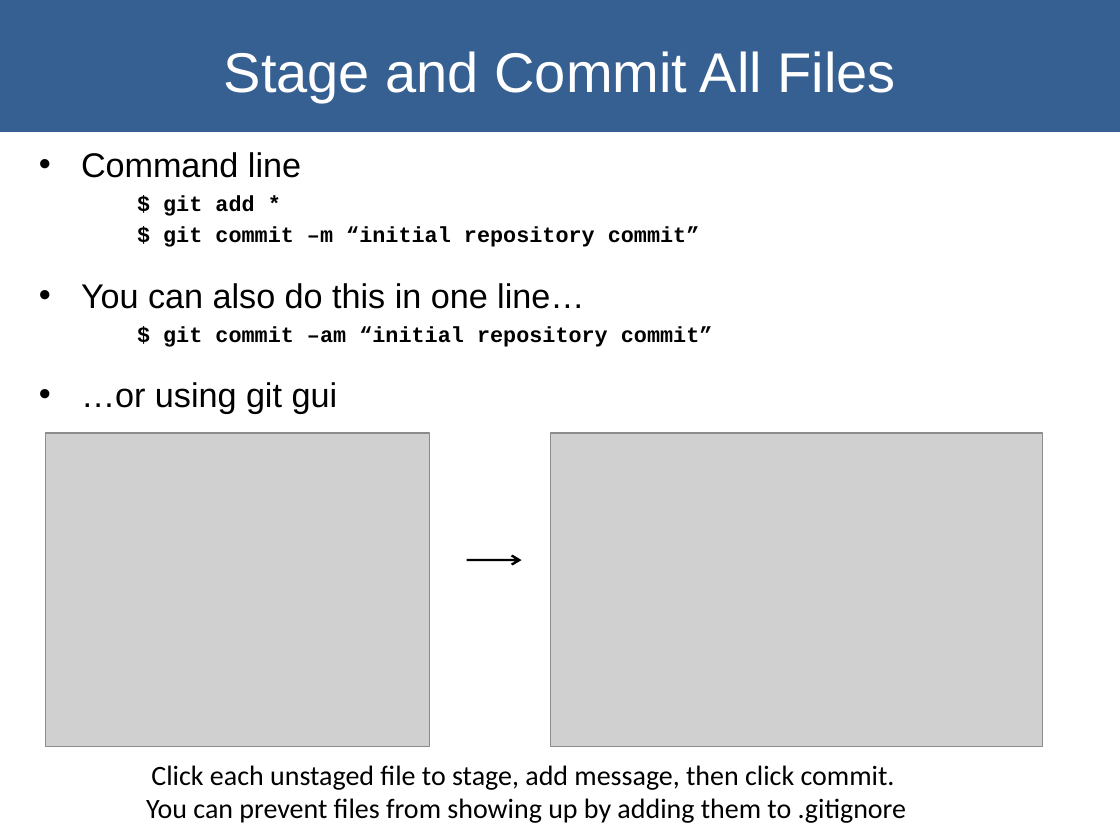
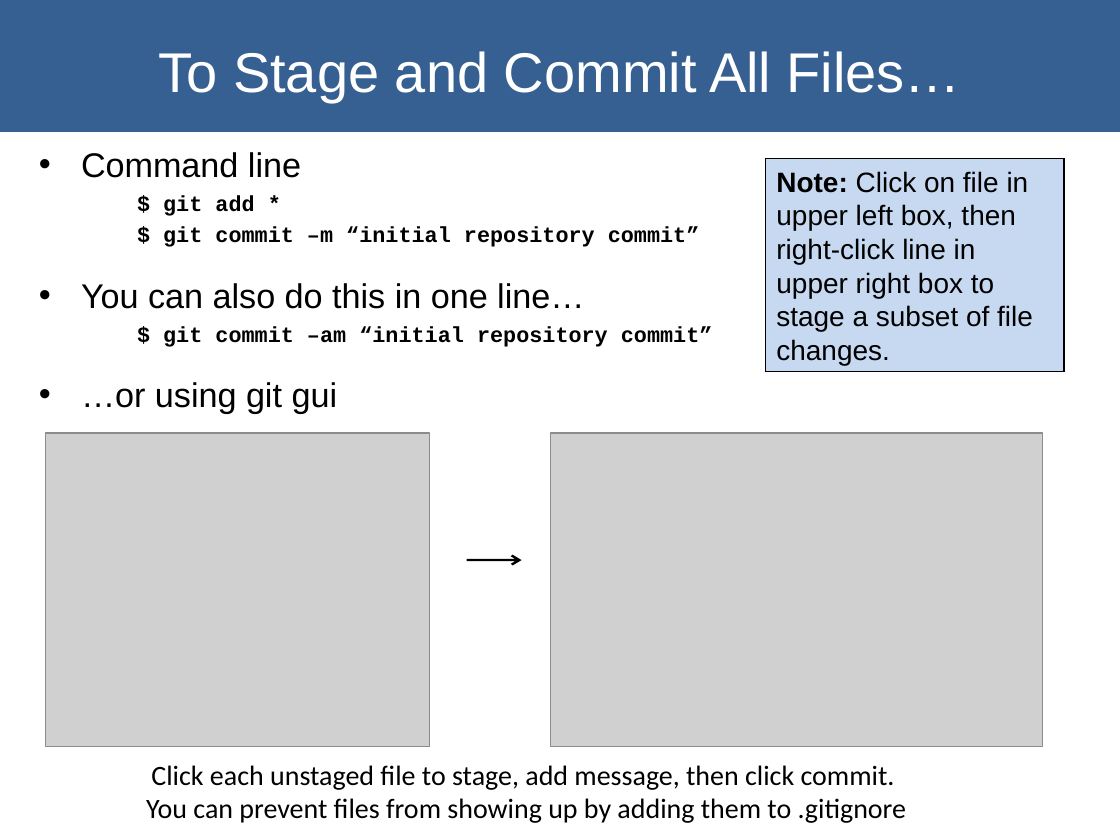
Before and after one commit to lizziel/git_presentation, a slide deck: slide 13 of git_presentation_GSF_26Apr2018.ppt (slide 12 before the commit). Drawn at 1120x840 pixels with LibreOffice and Linux fonts; fonts in the diff are those of the drawing; grey boxes stand for pictures. Boxes give left, top, right and bottom in pixels: in the first picture for what was removed or moved away, otherwise in the second. Text is boxed around its words. In the diff, an @@ line names an element or a change of style, - is before the commit and + after.

```diff
--- a/git_presentation_GSF_26Apr2018.ppt
+++ b/git_presentation_GSF_26Apr2018.ppt
@@ title at (159,51,961,102): text changed @@
-Stage and Commit All Files
+To Stage and Commit All Files…
@@ rectangle added at (765,159,1064,372), fill #C6D9F1, outline #000000 0.74 pt, 18 pt, text #000000 @@
+Note: Click on file in upper left box, then right-click line in upper right box to stage a subset of file changes.
```
Also in this commit, not shown: 5 other slides changed, 2 slides added.
